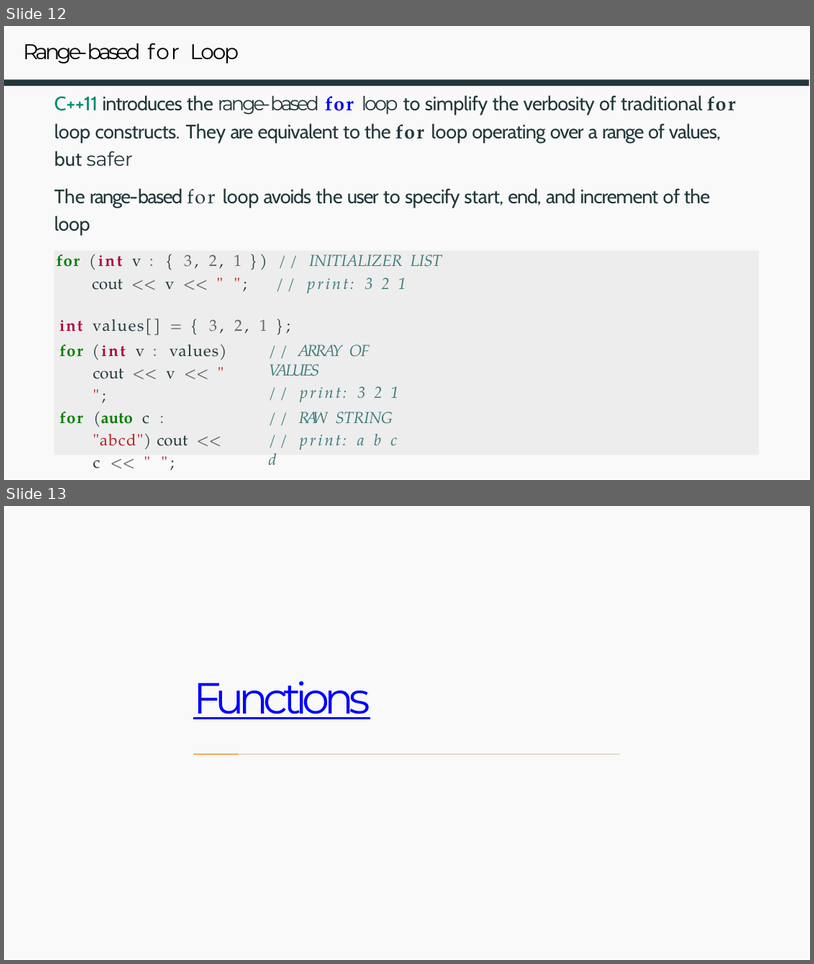
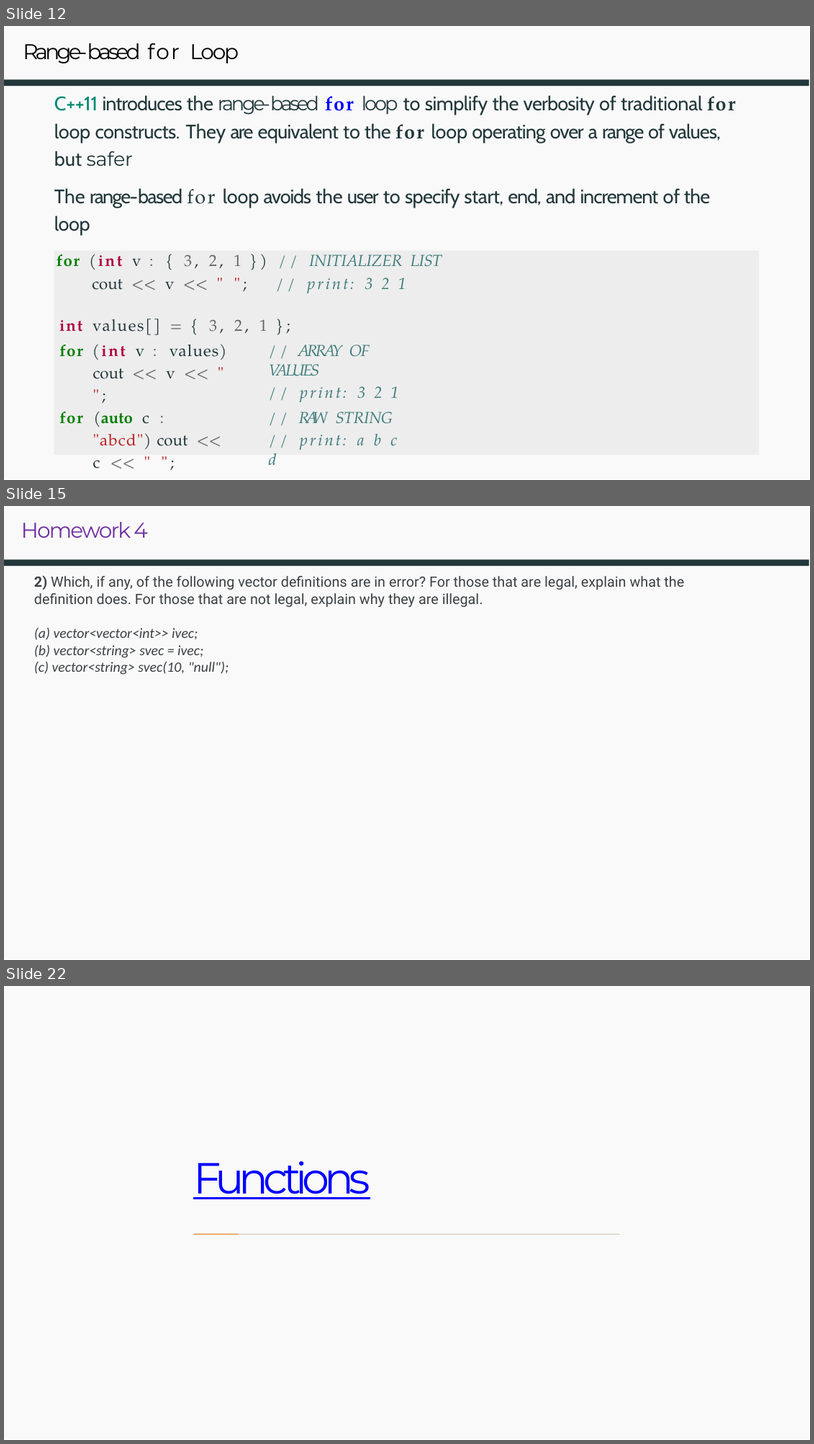
Before and after one commit to owenjchen/cpp, a slide deck: Week5_Functions.pptx. Shown one above the other, each under a label of ours: slides 12 and 13 before the commit, slides 12, 15 and 22 after it; the slides between them are not shown. The pictures are 814x964 and 814x1444 pixels, drawn with LibreOffice and Linux fonts; fonts in the diff are those of the drawing. Boxes give left, top, right and bottom in pixels: in the first picture for what was removed or moved away, otherwise in the second. Text is boxed around its words. In the diff, an @@ line names an element or a change of style, - is before the commit and + after.

```diff
--- a/Week5_Functions.pptx
+++ b/Week5_Functions.pptx
@@ slide 15 added at [4,506,810,960], background #FFFFFF; not listed: 2 template elements that a slide beside it also shows @@
@@ title added at [21,522,148,538], 12 pt, text #7030A0 @@
+Homework 4
@@ text added at [34,575,684,674], 8 pt, text #3C4043 @@
+2) Which, if any, of the following vector definitions are in error? For those that are legal, explain what the definition does. For those that are not legal, explain why they are illegal.
+(a) vector<vector<int>> ivec;
+(b) vector<string> svec = ivec;
+(c) vector<string> svec(10, "null");
@@ what was slide 13 is now slide 22 @@
```
Also in this commit, not shown: 8 other slides added, 13 other files.
